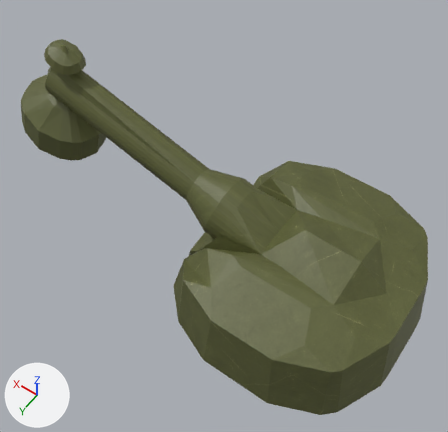
The Blender file BlenderModelMasterFiles.blend, before and after one commit.
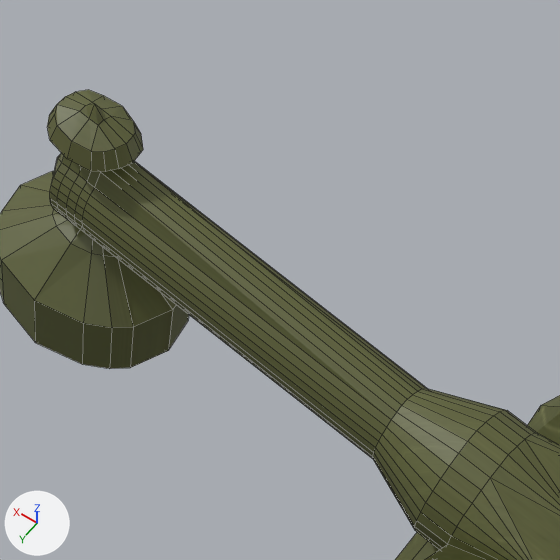
There are two pictures of each version: one whole from a 50 mm lens placed at (-4.84, 11.9, 22.16), pointed at (3.43, 0.33, 3.98), one close up on the part from 5% to 60% of the width and 0% to 56% of the height. The lights are fixed; the arrows at lower left show +X, +Y and +Z. The first two pictures are the older version. The close-ups show mesh edges as thin lines. The same objects are shown in both versions, whatever each file hides.

Objects in the first close-up: 'HammerDown'.
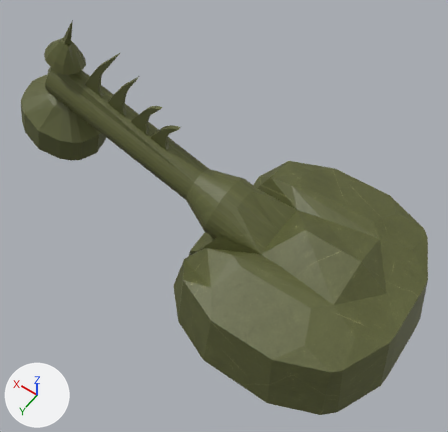
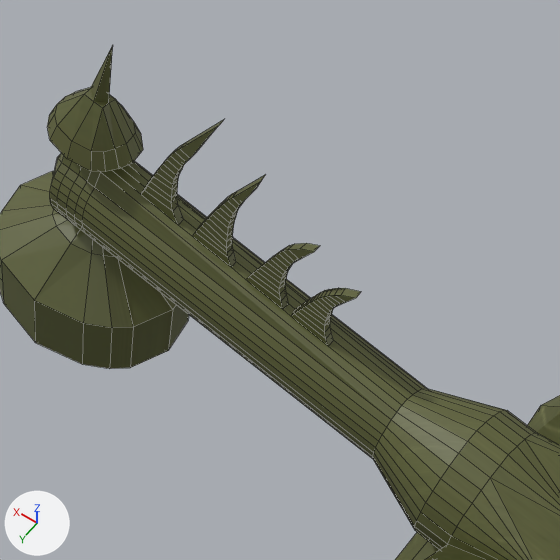
Pixel boxes (x1, y1, x2, y2) of what changed, in the close-ups (560 x 560 px):
'HammerDown', reshaped
    before: (0, 90, 560, 560)
    after: (0, 45, 560, 560)
part 1 of me_cube_008, built on
    before: (55, 90, 413, 412)
    after: (55, 45, 413, 412)

The edits, one by one:
me_cube_008 is used by ob_hammerdown; location (0.0, 0.0, 0.0).
me_cube_008 had 478 vertices, 487 faces and spanned x -4.3..13.8, y -4.5..4.5, z 0.0..8.2.
me_cube_008 now has 686 vertices, 687 faces and spans x -4.3..13.8, y -4.5..4.5, z 0.0..9.6.
Part 1, on me_cube_008:
3 faces are deleted.
8 vertices in x 10.6..11.0, y -0.1..0.1, z 8.0..8.1 move by (-0.2, 0.0, 0.4).
1 vertex moves from x 10.7, y 0.0, z 8.2 to x 10.0, y 0.0, z 9.6.
208 vertices are added at x 5.5..9.9, y 0.0..0.1, z 5.6..9.2.
203 new faces join them.
